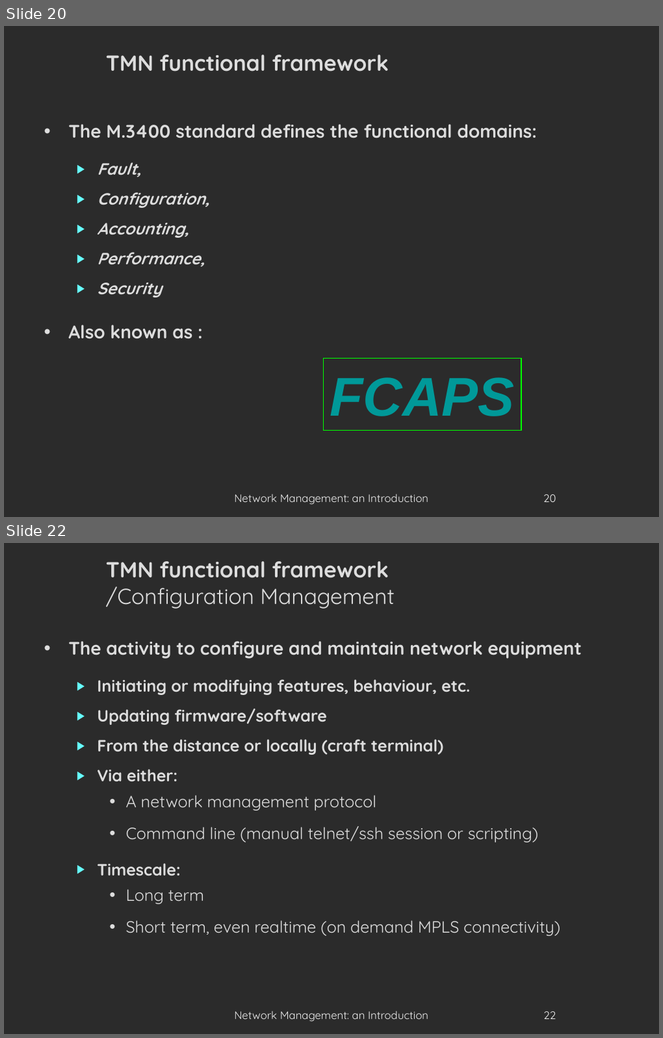
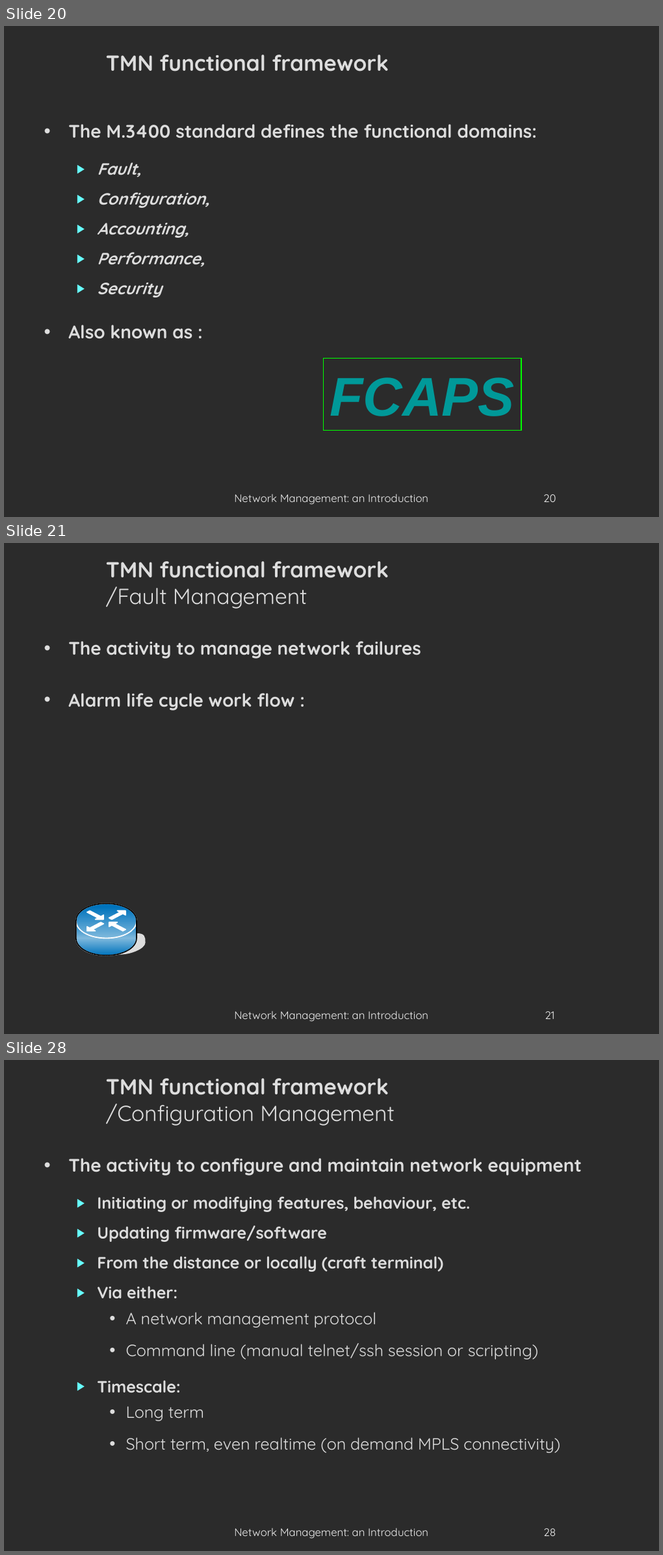
Before and after one commit to danielausparis/globals-3.00, a slide deck: globals-v3.00-test.odp. Shown one above the other, each under a label of ours: slides 20 and 22 before the commit, slides 20, 21 and 28 after it; the slides between them are not shown. The pictures are 663x1038 and 663x1555 pixels, drawn with LibreOffice and Linux fonts; fonts in the diff are those of the drawing; background and template pictures are left out; a plain dark background stands for a picture behind light text. Boxes give left, top, right and bottom in pixels: in the first picture for what was removed or moved away, otherwise in the second. Text is boxed around its words. In the diff, an @@ line names an element or a change of style, - is before the commit and + after.

```diff
--- a/globals-v3.00-test.odp
+++ b/globals-v3.00-test.odp
@@ slide 21 added at bbox=[4, 543, 659, 1034], background picture (left out) @@
@@ title added at bbox=[106, 561, 389, 609], 24 pt, text #DDDDDD, bold @@
+TMN functional framework
+/Fault Management
@@ text added at bbox=[68, 641, 421, 711], 20 pt, text #DDDDDD, bold @@
+• The activity to manage network failures
+• Alarm life cycle work flow :
@@ group added at bbox=[76, 904, 145, 956]: 8 freeform shapes @@
@@ text added at bbox=[234, 1011, 428, 1022], 12 pt, text #EEEEEE @@
+Network Management: an Introduction
@@ page number added at bbox=[545, 1012, 555, 1019], 12 pt, text #EEEEEE @@
+21
@@ what was slide 22 is now slide 28 @@
@@ page number at bbox=[544, 1529, 556, 1536]: text changed @@
-22
+28
```
Also in this commit, not shown: 1 slide changed, 5 other slides added.
